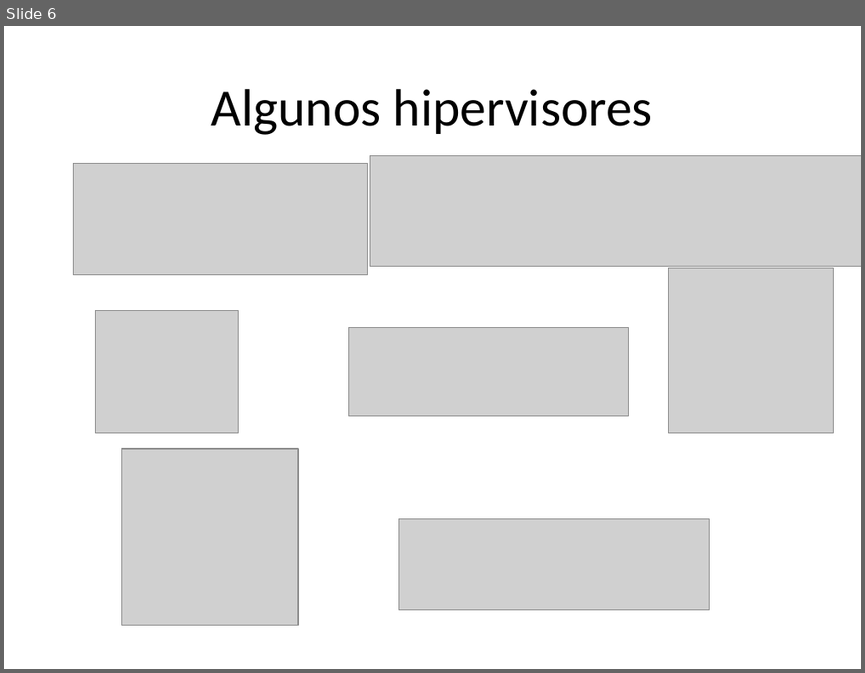
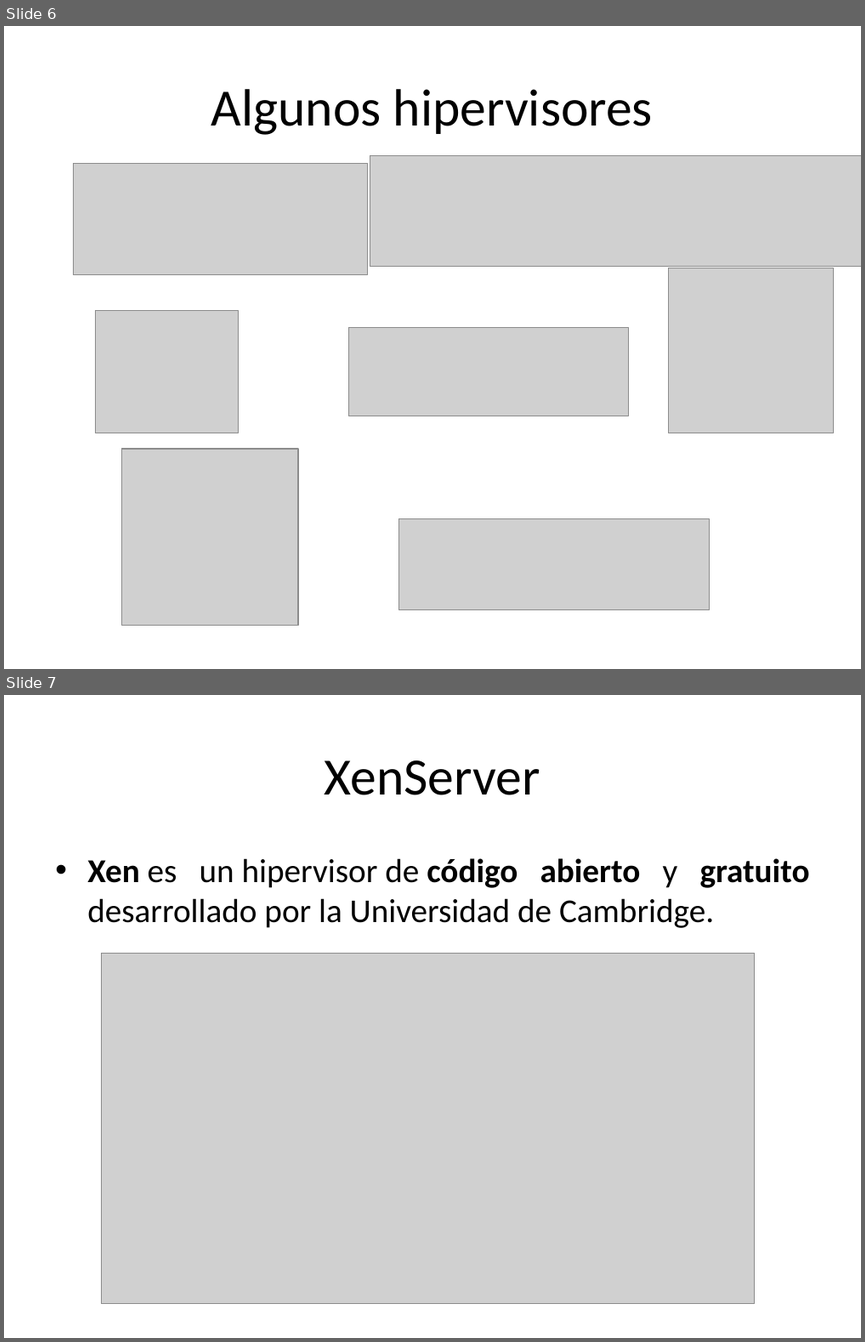
Before and after one commit to harvestcore/SWAP, a slide deck: trabajo/ppt/Servidores web de altas prestaciones en entornos virtualizados.pptx. Shown one above the other, each under a label of ours: slide 6 before the commit, slides 6 and 7 after it. The pictures are 865x673 and 865x1342 pixels, drawn with LibreOffice and Linux fonts; fonts in the diff are those of the drawing; grey boxes stand for pictures; background and template pictures are left out. Boxes give left, top, right and bottom in pixels: in the first picture for what was removed or moved away, otherwise in the second. Text is boxed around its words. In the diff, an @@ line names an element or a change of style, - is before the commit and + after.

```diff
--- a/trabajo/ppt/Servidores web de altas prestaciones en entornos virtualizados.pptx
+++ b/trabajo/ppt/Servidores web de altas prestaciones en entornos virtualizados.pptx
@@ slide 7 added at box(4, 695, 861, 1338), background picture (left out) @@
@@ title added at box(324, 760, 540, 795), 44 pt, text #000000 @@
+XenServer
@@ text added at box(87, 858, 810, 928), 28 pt, text #000000 @@
+• Xen es un hipervisor de código abierto y gratuito desarrollado por la Universidad de Cambridge.
@@ picture added at box(102, 953, 755, 1304) @@
```
Also in this commit, not shown: 11 other slides added, 7 slides removed, 4 other files.
